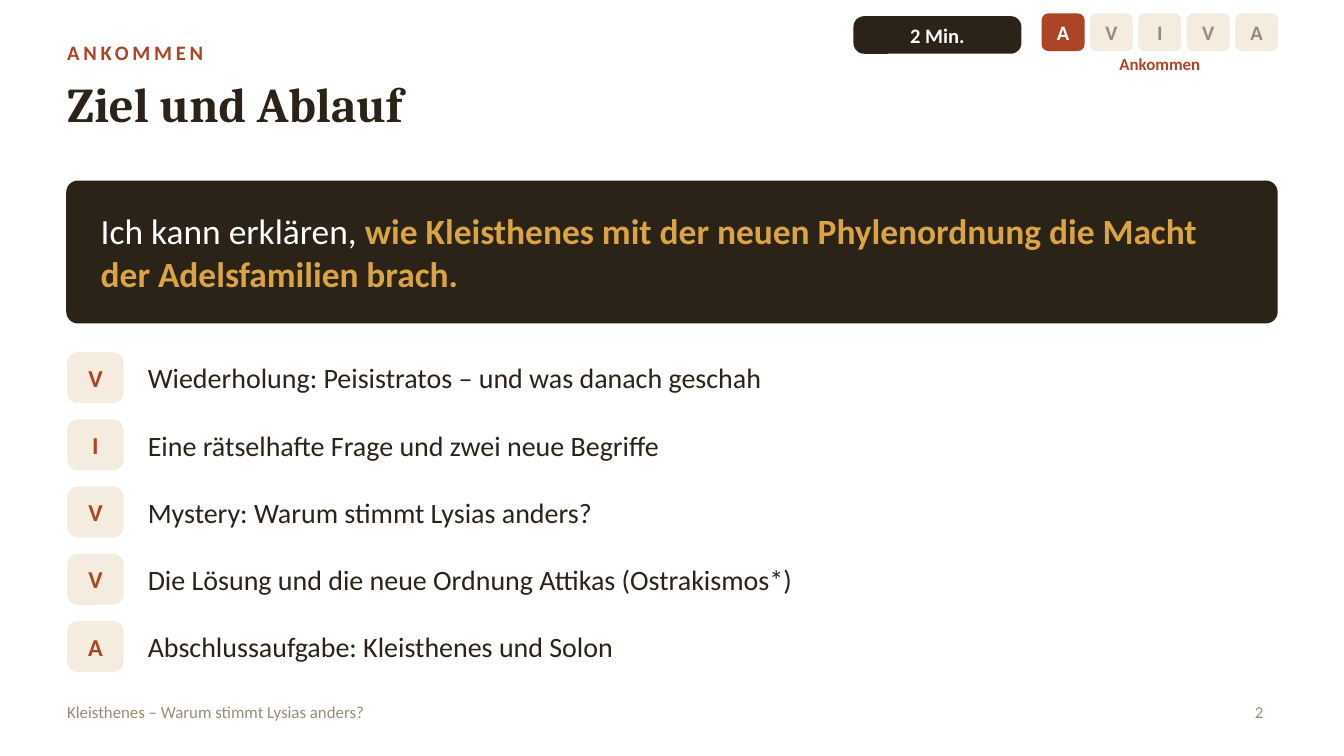
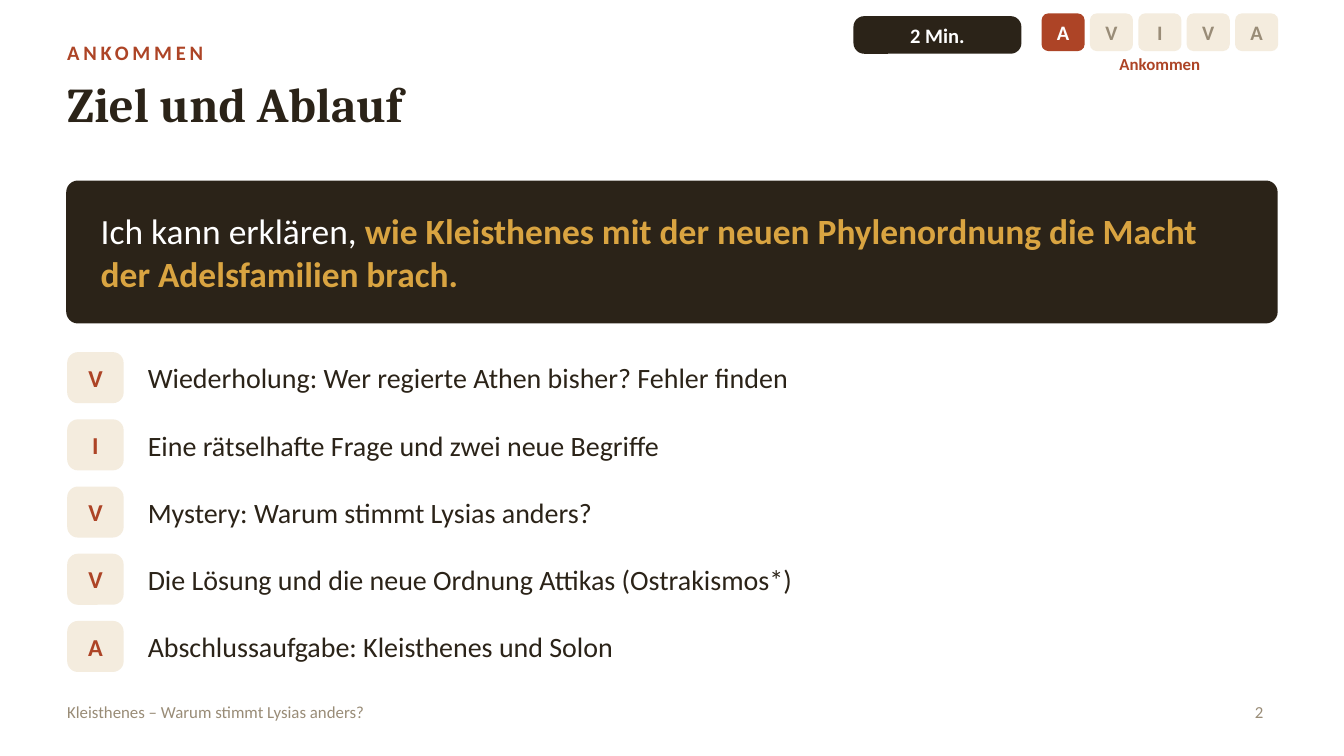
Before and after one commit to golzkonstantin-gif/Schule, a slide deck: slide 2 of Geschichte_11/Stunde_Kleisthenes/Folien_Kleisthenes.pptx. Drawn at 1344x756 pixels with LibreOffice and Linux fonts; fonts in the diff are those of the drawing. Boxes give left, top, right and bottom in pixels: in the first picture for what was removed or moved away, otherwise in the second. Text is boxed around its words. In the diff, an @@ line names an element or a change of style, - is before the commit and + after.

```diff
--- a/Geschichte_11/Stunde_Kleisthenes/Folien_Kleisthenes.pptx
+++ b/Geschichte_11/Stunde_Kleisthenes/Folien_Kleisthenes.pptx
@@ text at (148,368,788,393): text changed @@
-Wiederholung: Peisistratos – und was danach geschah
+Wiederholung: Wer regierte Athen bisher? Fehler finden
```
Also in this commit, not shown: 2 slides added, 2 slides removed, 5 other files.
